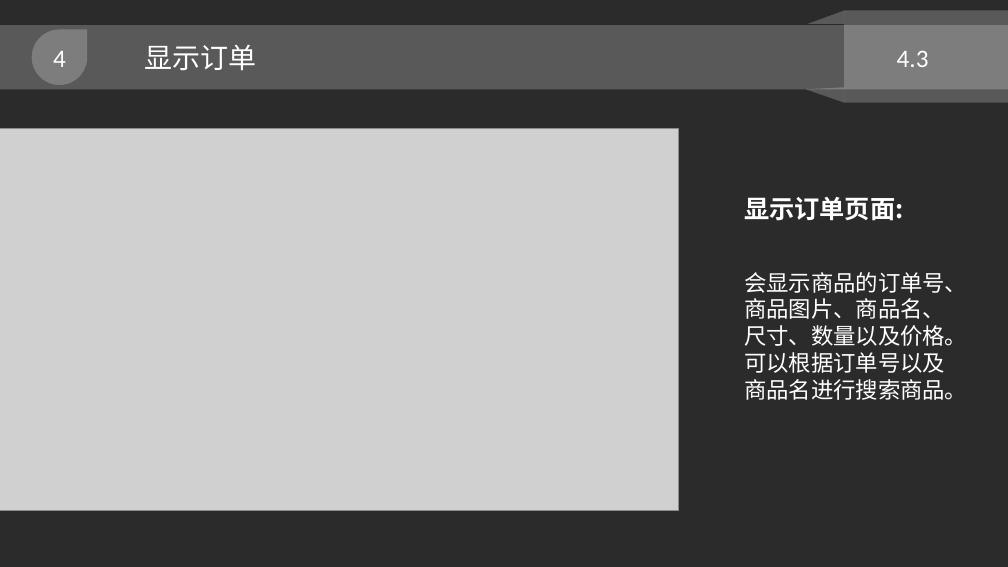
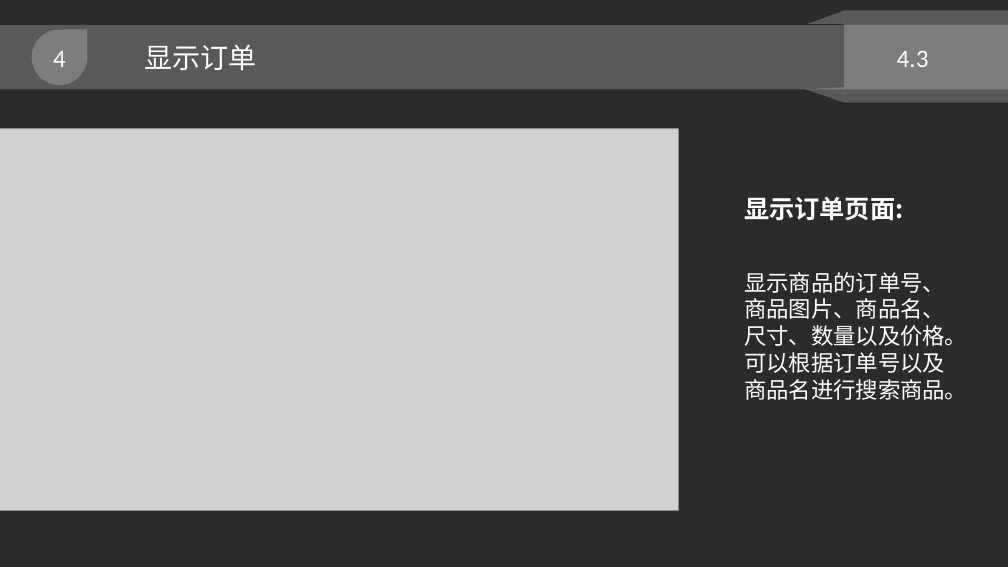
Before and after one commit to Gavin-mp/Shoes-Trading, a slide deck: slide 21 of 鞋子交易平台.pptx. Drawn at 1008x567 pixels with LibreOffice and Linux fonts; fonts in the diff are those of the drawing; grey boxes stand for pictures; background and template pictures are left out; a plain dark background stands for a picture behind light text. Boxes give left, top, right and bottom in pixels: in the first picture for what was removed or moved away, otherwise in the second. Text is boxed around its words. In the diff, an @@ line names an element or a change of style, - is before the commit and + after.

```diff
--- a/鞋子交易平台.pptx
+++ b/鞋子交易平台.pptx
@@ text at box(744, 272, 967, 400): text changed @@
-会显示商品的订单号、商品图片、商品名、尺寸、数量以及价格。可以根据订单号以及商品名进行搜索商品。
+显示商品的订单号、商品图片、商品名、尺寸、数量以及价格。可以根据订单号以及商品名进行搜索商品。
```
Also in this commit, not shown: 3 other slides changed, 1 other file.
